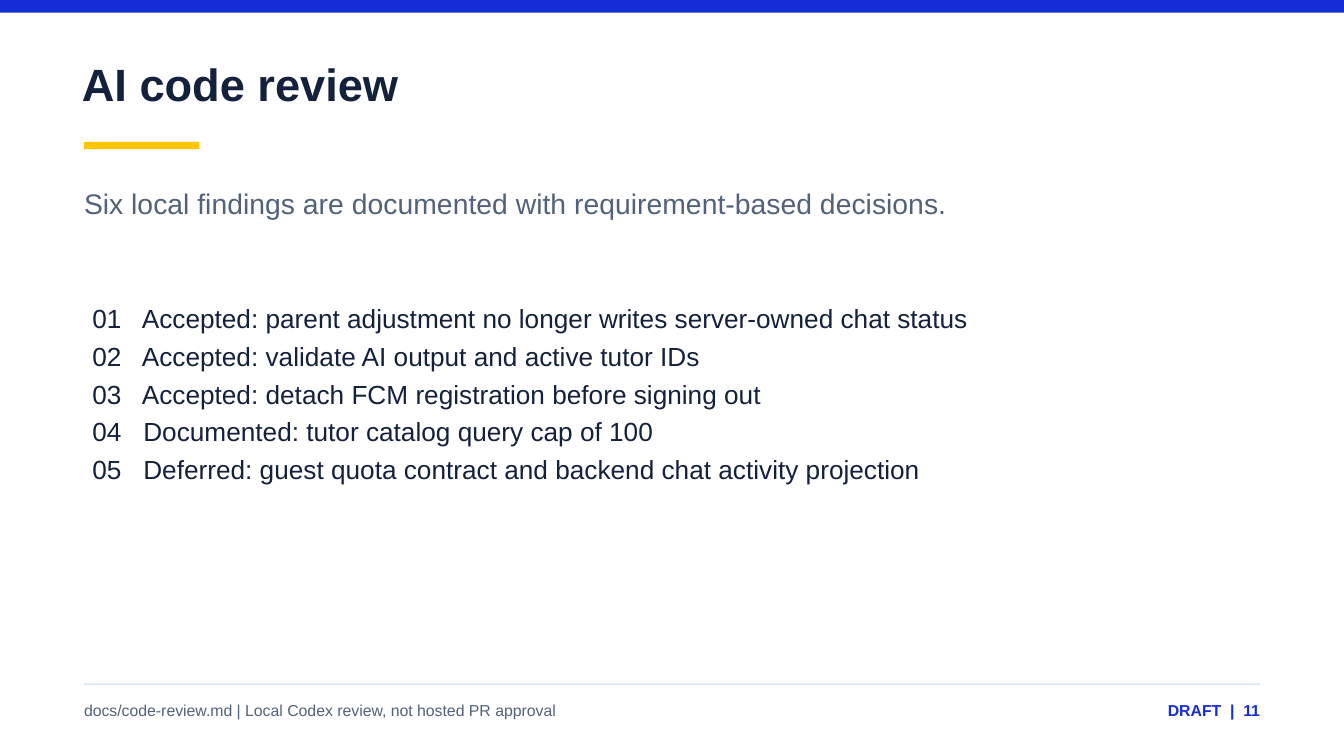
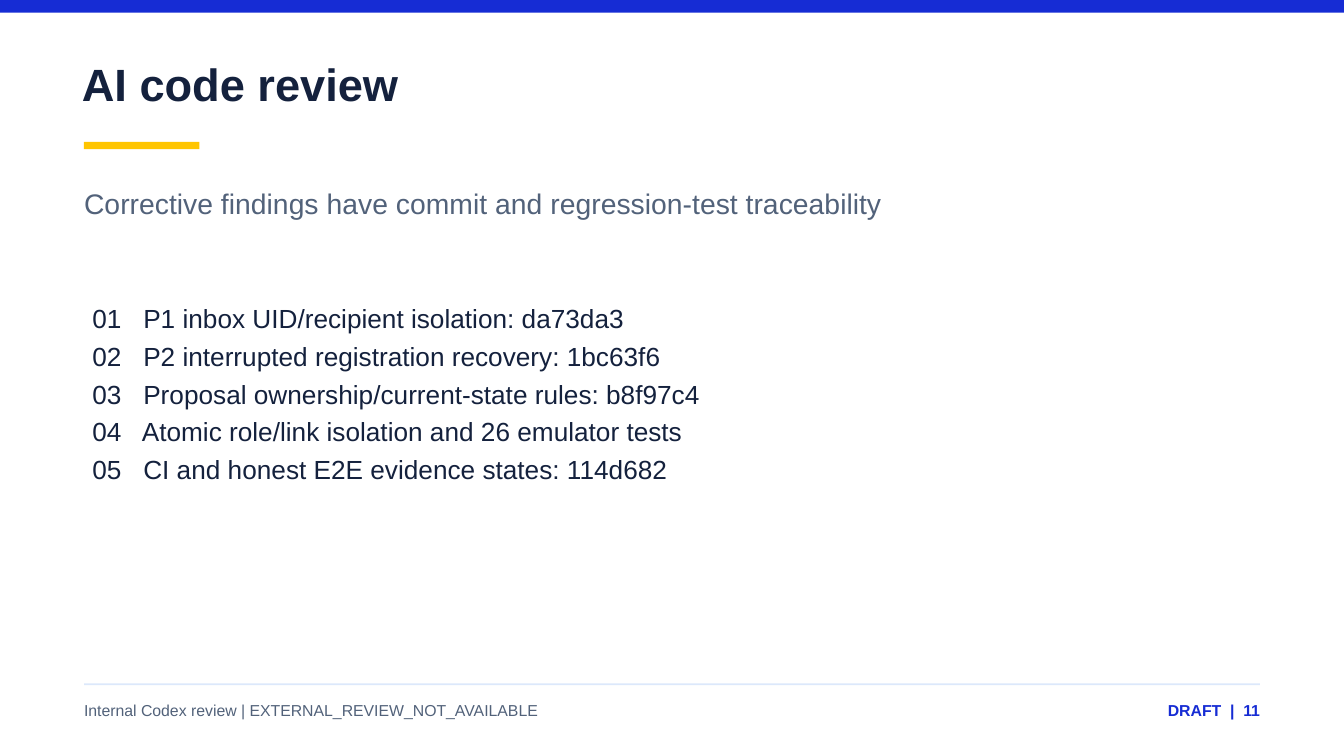
Before and after one commit to YukikoKaori/beewise-lab2, a slide deck: slide 11 of output/presentations/BeeWise-Lab3-Review-DRAFT.pptx. Drawn at 1344x756 pixels with LibreOffice and Linux fonts; fonts in the diff are those of the drawing. Boxes give left, top, right and bottom in pixels: in the first picture for what was removed or moved away, otherwise in the second. Text is boxed around its words. In the diff, an @@ line names an element or a change of style, - is before the commit and + after.

Commit message:
docs(lab3): refresh draft reports and evidence-based integration gates

```diff
--- a/output/presentations/BeeWise-Lab3-Review-DRAFT.pptx
+++ b/output/presentations/BeeWise-Lab3-Review-DRAFT.pptx
@@ text at (84,193,881,219): text changed @@
-Six local findings are documented with requirement-based decisions.
+Corrective findings have commit and regression-test traceability
@@ text at (92,309,699,480): text changed @@
-01 Accepted: parent adjustment no longer writes server-owned chat status
-02 Accepted: validate AI output and active tutor IDs
-03 Accepted: detach FCM registration before signing out
-04 Documented: tutor catalog query cap of 100
-05 Deferred: guest quota contract and backend chat activity projection
+01 P1 inbox UID/recipient isolation: da73da3
+02 P2 interrupted registration recovery: 1bc63f6
+03 Proposal ownership/current-state rules: b8f97c4
+04 Atomic role/link isolation and 26 emulator tests
+05 CI and honest E2E evidence states: 114d682
@@ text at (84,704,538,719): text changed @@
-docs/code-review.md | Local Codex review, not hosted PR approval
+Internal Codex review | EXTERNAL_REVIEW_NOT_AVAILABLE
```
Also in this commit, not shown: 7 other slides changed, 12 other files.
